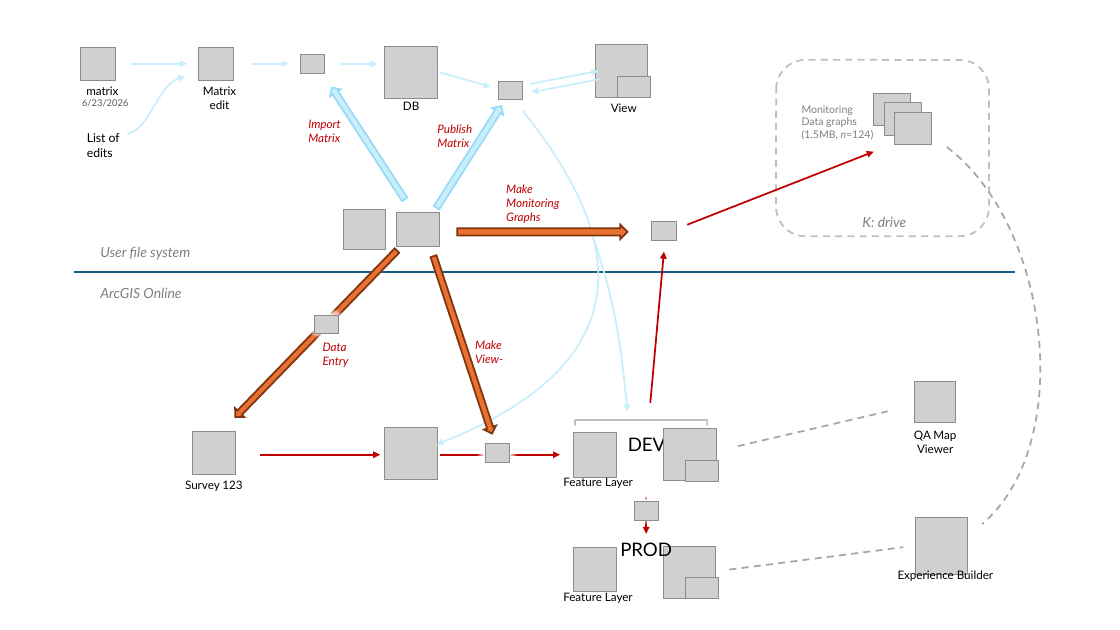
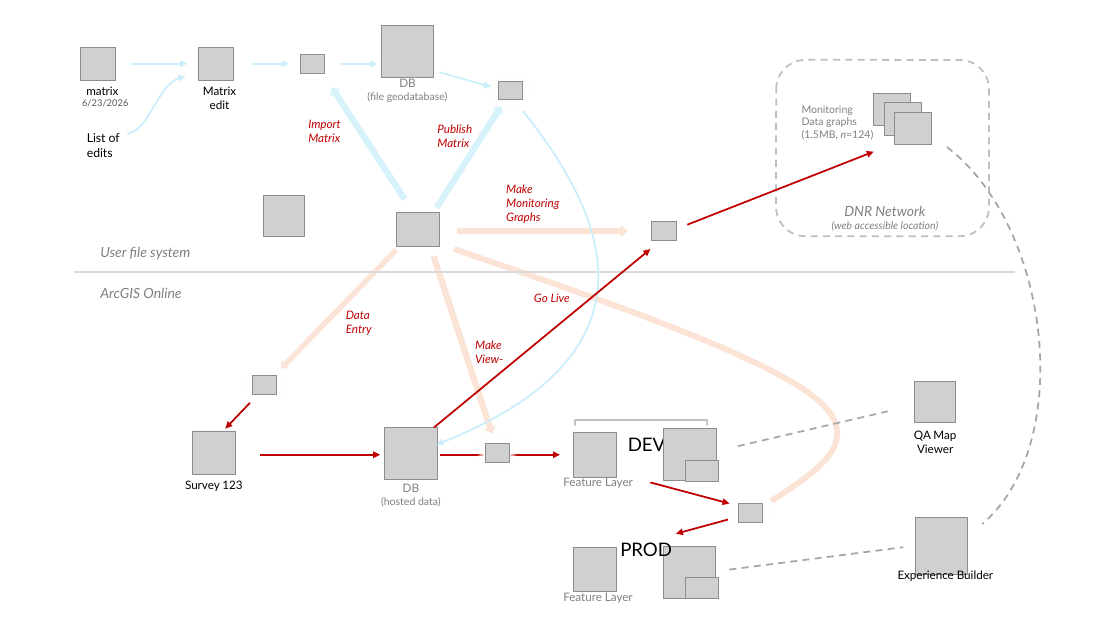
Before and after one commit to WA-Nearshore/seagrass-restoration-processing, a slide deck: slide 31 of docs/seagrass_restoration_storymap_notes.pptx (slide 13 before the commit). Drawn at 1120x630 pixels with LibreOffice and Linux fonts; fonts in the diff are those of the drawing; grey boxes stand for pictures. Boxes give left, top, right and bottom in pixels: in the first picture for what was removed or moved away, otherwise in the second. Text is boxed around its words. In the diff, an @@ line names an element or a change of style, - is before the commit and + after.

```diff
--- a/docs/seagrass_restoration_storymap_notes.pptx
+++ b/docs/seagrass_restoration_storymap_notes.pptx
@@ picture: place and size @@
-picture at box(385, 46, 437, 98)
+picture at box(381, 25, 434, 77)
@@ picture removed at box(596, 45, 648, 97) @@
@@ right arrow at box(327, 84, 410, 203): fill #CAEEFB to #CAEEFB at 76% opacity; outline #96DCF8 1.5 pt to none @@
@@ text "DB": place and size @@
-text "DB" at box(403, 101, 419, 110)
+text "DB" at box(367, 77, 448, 102)
@@ text at box(399, 77, 415, 87): text colour #000000 to #808080 in "DB" @@
@@ arrow removed from (530, 84) to (598, 71) @@
@@ arrow removed from (600, 79) to (532, 92) @@
@@ picture removed at box(618, 76, 651, 97) @@
@@ text at box(367, 92, 448, 102): paragraph added @@
+(file geodatabase)
@@ right arrow at box(432, 103, 507, 211): fill #CAEEFB to #CAEEFB at 76% opacity; outline #96DCF8 1.5 pt to none @@
@@ text removed at box(611, 103, 637, 112) @@
-View
@@ picture: place and size @@
-picture at box(344, 209, 385, 250)
+picture at box(264, 196, 305, 236)
@@ text at box(832, 206, 939, 230): text changed; size 12 to 9 pt @@
-K: drive
+DNR Network
+(web accessible location)
@@ freeform shape removed at box(593, 237, 628, 412) @@
@@ fill #E97132 to #FBE3D6; outline #80350E 1.5 pt to none in 3 elements at box(428, 254, 498, 435), box(457, 225, 628, 238), box(278, 246, 401, 373) @@
@@ right arrow: place and size @@
-right arrow at box(231, 246, 401, 422)
+right arrow at box(278, 246, 401, 373)
@@ arrow moved from (650, 403) - (664, 252) to (434, 428) - (650, 250) @@
@@ freeform shape added at box(455, 250, 838, 502), outline #FBE3D6 5 pt @@
@@ line (74, 272) - (1016, 272): stroke #156082 1.5 pt to #D9D9D9 1.5 pt @@
@@ text added at box(534, 293, 570, 302), 10 pt, text #C00000, italic @@
+Go Live
@@ text "Data": place and size @@
-text "Data" at box(323, 342, 349, 367)
+text "Data" at box(346, 310, 372, 335)
@@ ellipse: place and size @@
-ellipse at box(312, 313, 341, 334)
+ellipse at box(250, 374, 280, 394)
@@ picture: place and size @@
-picture at box(314, 315, 339, 334)
+picture at box(253, 376, 277, 394)
@@ arrow added from (250, 403) to (225, 429), #C00000 1.5 pt @@
@@ text "Feature Layer" at box(563, 476, 633, 488): text colour #000000 to #808080 @@
@@ text added at box(381, 483, 441, 506), 9 pt, text #808080 @@
+DB
+(hosted data)
@@ arrow moved from (646, 497) - (646, 534) to (650, 482) - (729, 503) @@
@@ ellipse: place and size @@
-ellipse at box(632, 500, 661, 520)
+ellipse at box(736, 502, 765, 522)
@@ picture: place and size @@
-picture at box(634, 502, 659, 520)
+picture at box(739, 503, 763, 522)
@@ arrow added from (728, 520) to (676, 534), #C00000 1.5 pt @@
@@ text "Feature Layer" at box(563, 591, 633, 603): text colour #000000 to #808080 @@
```
Also in this commit, not shown: 3 other slides changed, 1 slide added, 2 slides removed.
